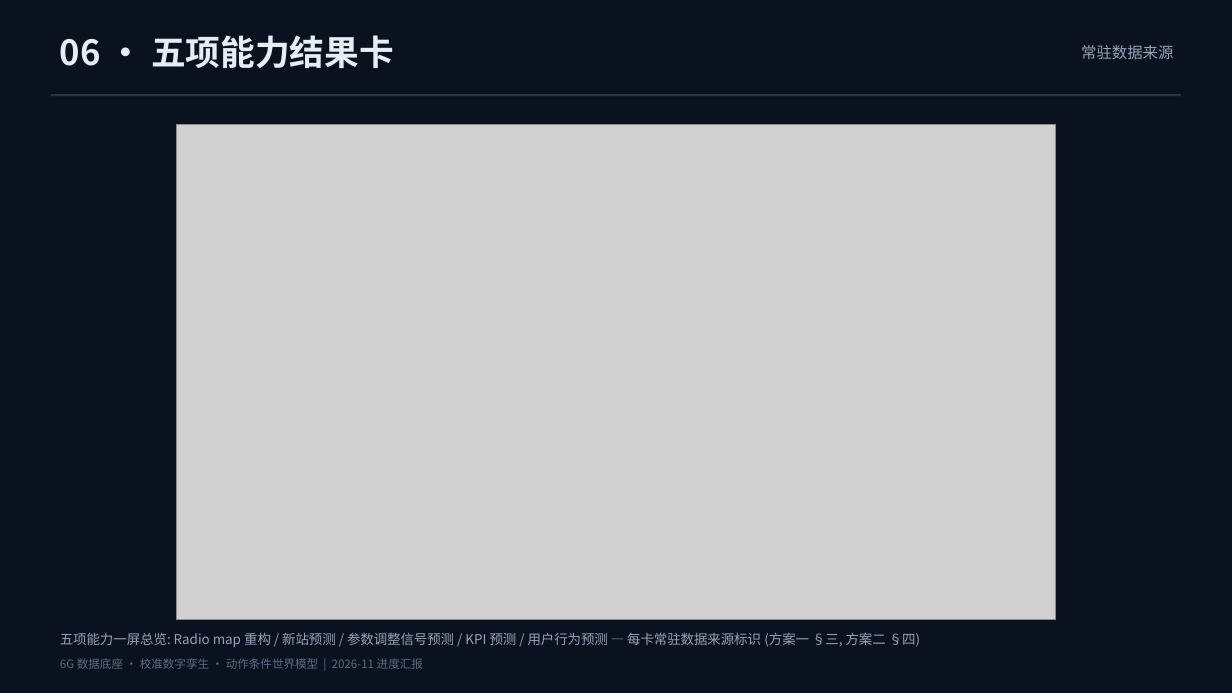
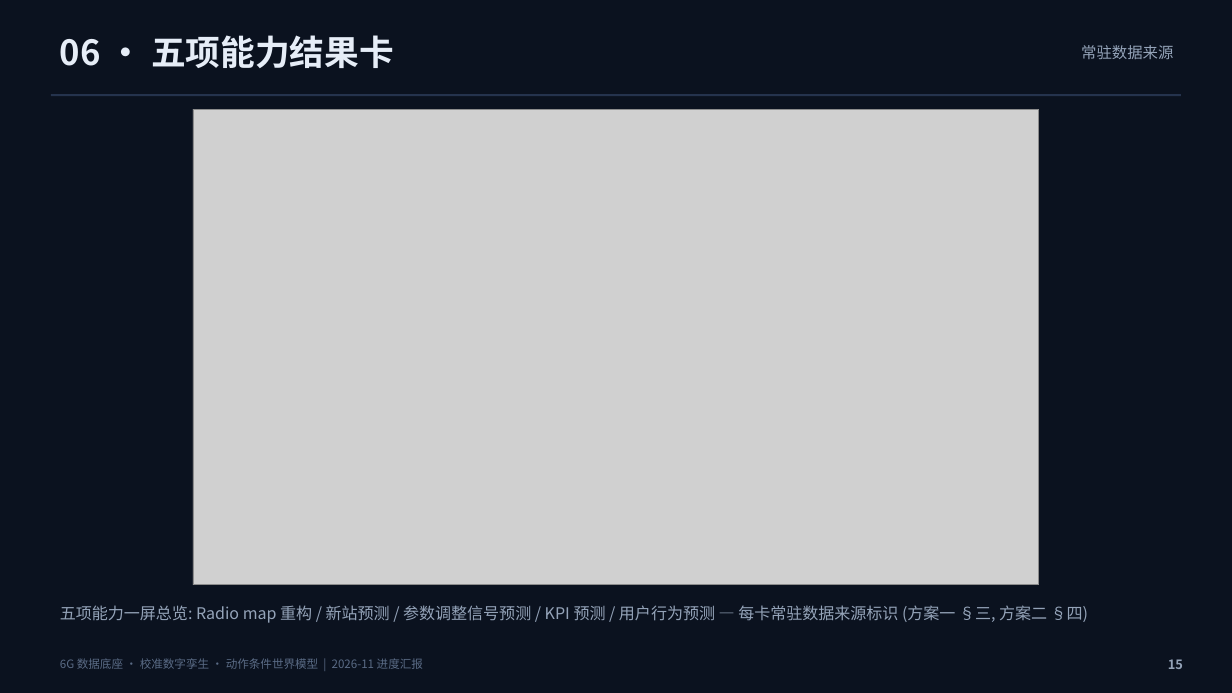
Before and after one commit to xuda1979/world-model, a slide deck: slide 15 of world6g/docs/world6g_progress.pptx (slide 14 before the commit). Drawn at 1232x693 pixels with LibreOffice and Linux fonts; fonts in the diff are those of the drawing; grey boxes stand for pictures. Boxes give left, top, right and bottom in pixels: in the first picture for what was removed or moved away, otherwise in the second. Text is boxed around its words. In the diff, an @@ line names an element or a change of style, - is before the commit and + after.

Commit message:
world6g: 中文进展报告 + 世界模型四任务基准评测套件 (wm/) + 论文完善
- 新增 docs/progress_report_20261103.md: 本周期完整进展报告 (数据底座→保真度→反事实动作→WM 基准→3D 平台→论文→PPT)
- 新增 wm/ 包: 动作条件世界模型基准 (models/train/data/metrics/evaluate), 统一接口 6 模型对照
- 新增 docs/wm_suite/: 四任务评测结果 (A 单步配对 bootstrap / B rollout 复合误差 / C 反事实 Δ-效应 / D 不确定性校准) + 三图 + results.json
- 核心结论: 反事实监督后 Δ 预测 corr 0.72 / 符号准确率 73% (Task A 训练模型全部失效); rollout 复合误差与不确定性校准为下一阶段主攻方向
- 论文: 补齐四任务基准章节 + Related Work + Limitations + Conclusion, 编译 main.pdf; PPT 脚本更新真实保真度与 WM 结果页
- .gitignore: 放行 wm_suite 图表

```diff
--- a/world6g/docs/world6g_progress.pptx
+++ b/world6g/docs/world6g_progress.pptx
@@ picture: place and size @@
-picture at (177, 125, 1055, 619)
+picture at (193, 109, 1040, 585)
@@ text "五项能力一屏总览: Radio map 重构 / ...": place and size @@
-text "五项能力一屏总览: Radio map 重构 / ..." at (60, 632, 920, 647)
+text "五项能力一屏总览: Radio map 重构 / ..." at (60, 605, 1088, 623)
@@ text "五项能力一屏总览: Radio map 重构 / ..." at (60, 605, 1088, 623): size 10.5 to 12.5 pt @@
@@ text added at (1168, 659, 1183, 669), 10 pt, text #94A3B8, bold @@
+15
```
Also in this commit, not shown: 18 other slides changed, 1 slide added, 1 slide removed, 18 other files.
